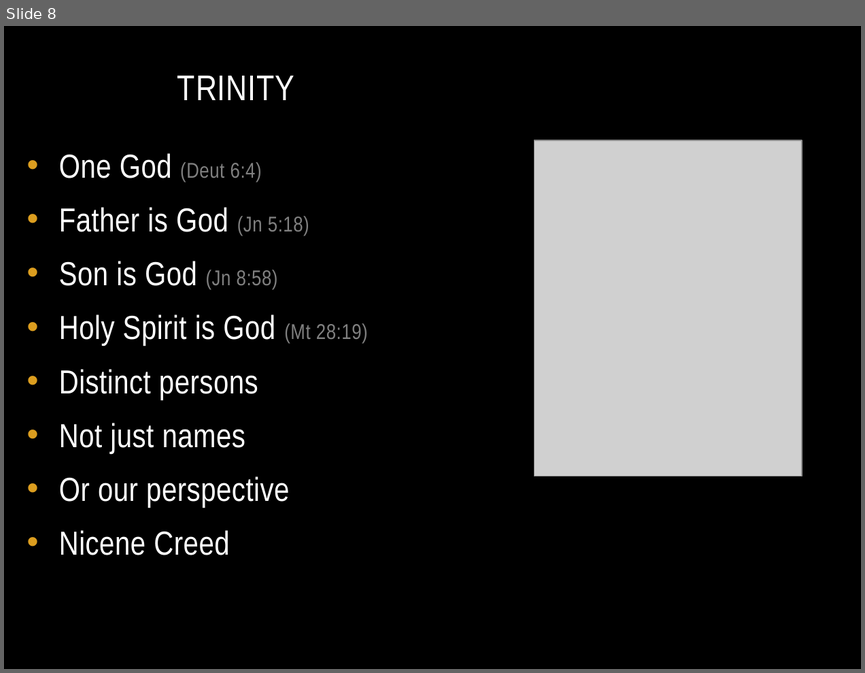
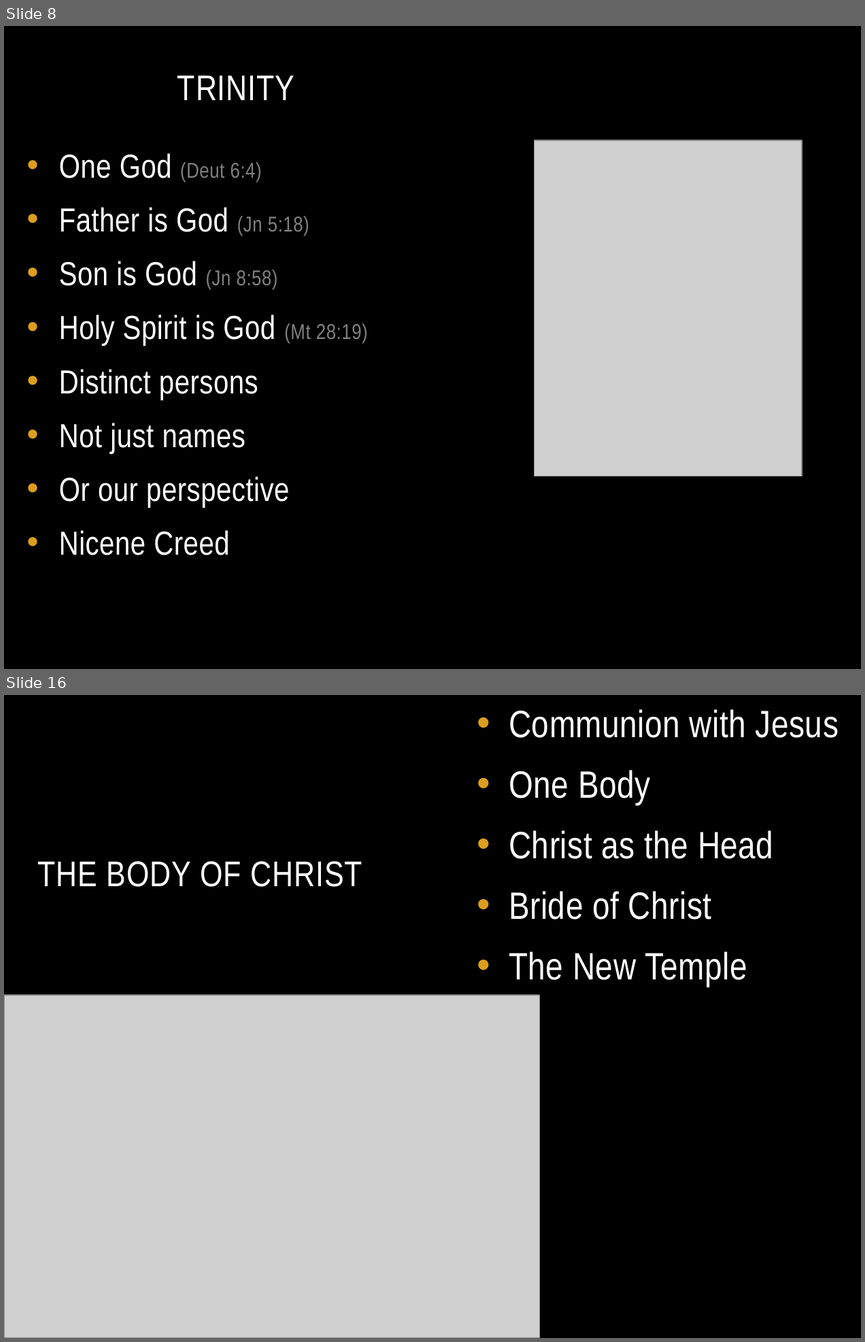
Before and after one commit to chadmyers/junkdrawer, a slide deck: adultconfirmation/theologicalbasics.pptx. Shown one above the other, each under a label of ours: slide 8 before the commit, slides 8 and 16 after it; the slides between them are not shown. The pictures are 865x673 and 865x1342 pixels, drawn with LibreOffice and Linux fonts; fonts in the diff are those of the drawing; grey boxes stand for pictures. Boxes give left, top, right and bottom in pixels: in the first picture for what was removed or moved away, otherwise in the second. Text is boxed around its words. In the diff, an @@ line names an element or a change of style, - is before the commit and + after.

```diff
--- a/adultconfirmation/theologicalbasics.pptx
+++ b/adultconfirmation/theologicalbasics.pptx
@@ slide 16 added at [4, 695, 861, 1338], background #000000 @@
@@ text added at [509, 709, 838, 986], 32 pt, text #FFFFFF @@
+• Communion with Jesus
+• One Body
+• Christ as the Head
+• Bride of Christ
+• The New Temple
@@ title added at [38, 861, 362, 887], 30 pt, text #FFFFFF @@
+THE BODY OF CHRIST
@@ picture added at [4, 995, 540, 1338] @@
```
Also in this commit, not shown: 3 slides changed, 10 other slides added.
